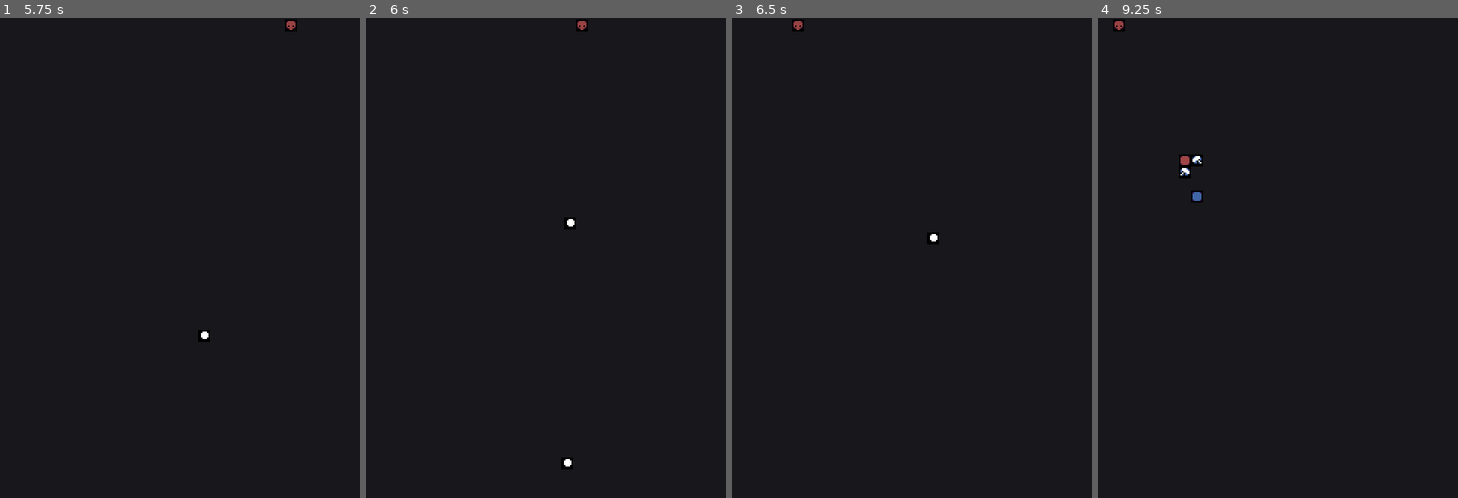
Above: before the commit, frames 1-4 (left to right).
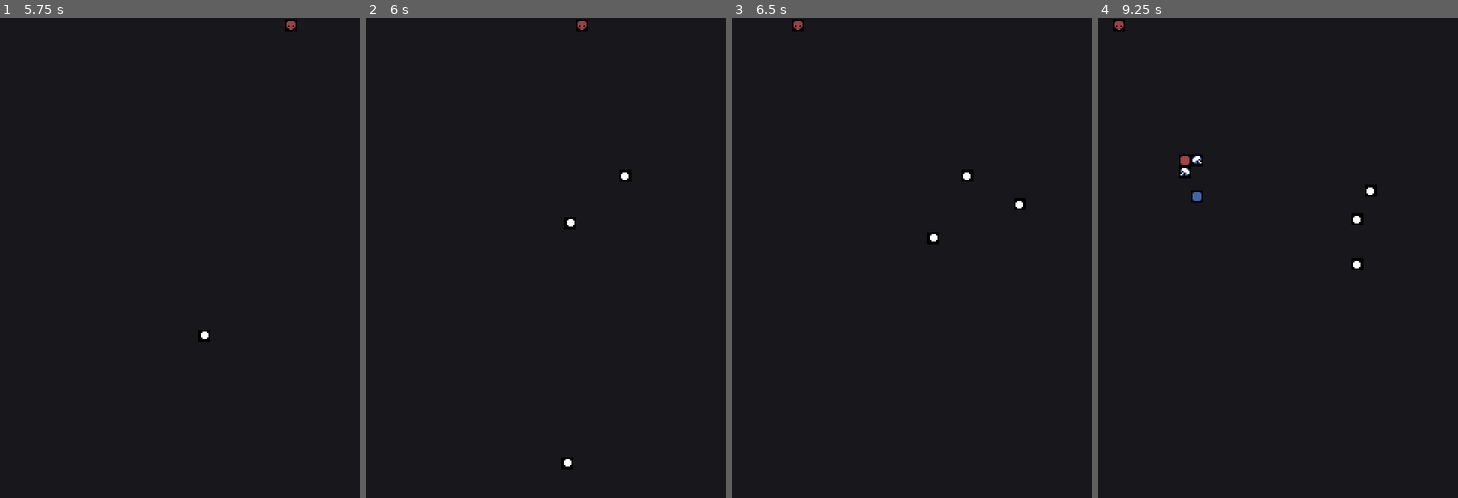
Above: after the commit, the same moments.

Repository: Geminimax/GeneticEnemies
Game: Godot game, scene res://Scenes/Main.tscn
The game is run twice, just before and just after one commit, with the same random seed, the same clock (stepped at 60 frames per second) and the same inputs.
Inputs:
- Up to frame 1 (5.75 s): hold Right (ui_right) 0.53-1.28 s; hold Z (shoot) 0.53-1.28 s; hold Down (ui_down) 1.28-2.03 s; tap Z (shoot) at 1.35, 2.85, 4.35 s; hold Right (ui_right) 2.03-2.78 s; hold Z (shoot) 2.03-2.78 s; hold Up (ui_up) 2.78-3.53 s; hold Z (shoot) 3.53-4.28 s; hold Left (ui_left) 3.53-5.03 s; hold Down (ui_down) from 5.03 s (still down); hold Z (shoot) from 5.03 s (still down)
- Up to frame 2 (6 s): release Down (ui_down) at 5.78 s; release Z (shoot) at 5.78 s; hold Right (ui_right) from 5.78 s (still down); tap Z (shoot) at 5.85 s
- Up to frame 3 (6.5 s): keep holding Right (ui_right)
- Up to frame 4 (9.25 s): release Right (ui_right) at 6.53 s; hold Up (ui_up) 6.53-7.28 s; hold Z (shoot) 6.53-7.28 s; hold Right (ui_right) 7.28-8.03 s; tap Z (shoot) at 7.35, 8.85 s; hold Down (ui_down) 8.03-8.78 s; hold Z (shoot) 8.03-8.78 s; hold Left (ui_left) from 8.78 s (still down)

Frame 1 is identical in both runs. In frame 2, less than 0.1% of the frame differs, in the area x 70-74%, y 31-35%; in frame 3, 0.2%; in frame 4, 0.2%, in the area x 70-78%, y 34-53%.

Commit message:
Enemy info tracking

Diff:
--- a/EnemyBuilder.gd
+++ b/EnemyBuilder.gd
@@ -1,7 +1,9 @@
 extends Node
 var enemy_frame_scene = preload("res://Nodes/Enemy/EnemyFrame.tscn")
 var component_limit = 4
+var current_id = 0
 export (Array,PackedScene) var components
+
 func _ready():
 	pass
 
--- a/Nodes/CharacterBody.gd
+++ b/Nodes/CharacterBody.gd
@@ -1,5 +1,4 @@
 extends KinematicBody2D
-
 export (Vector2) var acceleration = Vector2()
 export (int) var angular_acceleration
 export (PackedScene) var projectile
@@ -12,6 +11,7 @@
 export (float) var max_angular_velocity = 5
 # Called when the node enters the scene tree for the first time.
 func _ready():
+	PlayerTracker.player = self
 	pass # Replace with function body.
 
 func _physics_process(delta):
--- a/Nodes/Enemy/ComponentBehaviour.gd
+++ b/Nodes/Enemy/ComponentBehaviour.gd
@@ -4,7 +4,7 @@
 # var a = 2
 # var b = "text"
 
-
+var frame
 func act(delta = 0):
 	pass
 # Called every frame. 'delta' is the elapsed time since the previous frame.
--- a/Nodes/Enemy/CoreBehaviour.tscn
+++ b/Nodes/Enemy/CoreBehaviour.tscn
@@ -3,5 +3,5 @@
 [ext_resource path="res://Nodes/Enemy/ComponentBehaviour.tscn" type="PackedScene" id=1]
 [ext_resource path="res://Nodes/Enemy/CoreBehaviour.gd" type="Script" id=2]
 
-[node name="CoreBehaviour" instance=ExtResource( 1 )]
+[node name="CoreBehaviour" index="0" instance=ExtResource( 1 )]
 script = ExtResource( 2 )
--- a/Nodes/Enemy/EnemyComponent.gd
+++ b/Nodes/Enemy/EnemyComponent.gd
@@ -5,16 +5,20 @@
 # var a = 2
 # var b = "text"
 export (int) var hp = 1
-
+var frame
+var id
 # Called when the node enters the scene tree for the first time.
 func _ready():
-	pass # Replace with function body.
+	for child in $Behaviour.get_children():
+		child.frame = frame
 
 # Called every frame. 'delta' is the elapsed time since the previous frame.
 func act(delta = 0):
 	for child in $Behaviour.get_children():
 		child.act(delta)
 
+func deactivate():
+	queue_free()
 
 
 func _on_Area2D_area_entered(area):
--- a/Nodes/Enemy/EnemyCore.tscn
+++ b/Nodes/Enemy/EnemyCore.tscn
@@ -3,7 +3,7 @@
 [ext_resource path="res://Nodes/Enemy/Components/EnemyComponent.tscn" type="PackedScene" id=1]
 [ext_resource path="res://Sprites/EnemyCore.png" type="Texture" id=2]
 
-[node name="EnemyCore" instance=ExtResource( 1 )]
+[node name="EnemyCore" index="0" instance=ExtResource( 1 )]
 
-[node name="Sprite" parent="." index="1"]
+[node name="Sprite" parent="." index="0"]
 texture = ExtResource( 2 )
--- a/Nodes/Enemy/EnemyFrame.gd
+++ b/Nodes/Enemy/EnemyFrame.gd
@@ -1,10 +1,8 @@
 extends Node2D
 
-# Declare member variables here. Examples:
-# var a = 2
-# var b = "text"
+signal death
+
 var grid_size = 8
-export (int) var frame_size = 4
 var core = preload("res://Nodes/Enemy/EnemyCore.tscn")
 var components = []
 var component_list = []
@@ -13,7 +11,11 @@
 var component_count = 0
 var core_instance
 var velocity = Vector2(0,40)
-# Called when the node enters the scene tree for the first time.
+var time_alive = 0
+var alive = true
+
+export (int) var frame_size = 4
+
 func init_matrix(width,height):
 	var matrix = []
 	for i in range(height):
@@ -30,14 +32,16 @@
 
 func add_core(x,y):
 	core_instance = core.instance()
+	core_position = Vector2(x,y)
 	add_component(x,y, core_instance)
 
 func add_component(x,y, instance):
 	$Components.add_child(instance)
 	instance.global_position = Vector2(x,y) * grid_size
-	components[int(x)][int(y)] = instance
+	components[int(x)][int(y)] = instance.name
 	component_list.append(instance)
 	component_count += 1
+	instance.frame = self
 	instance.connect("death",self,"on_component_death")
 	print(component_count)
 
@@ -55,16 +59,44 @@
 		if current_component < component_list.size():
 			component_list[current_component].act()
 			current_component = (current_component + 1) % component_list.size()
-# Called every frame. 'delta' is the elapsed time since the previous frame.
-#func _process(delta):
-#	pass
-func _process(delta):
+
+func _physics_process(delta):
+	if alive:
+		time_alive += delta
 	global_position += velocity * delta
 
 func on_component_death(component):
 	print("Component died!")
 	if(component == core_instance):
 		print("Core dead!")
-		queue_free()
+		encode_to_genome()
+		deactivate()
 	component_list.remove(component_list.find(component))
-	component.queue_free()
+	component.deactivate()
+
+func deactivate():
+	set_process(false)
+	set_physics_process(false)
+	visible = false
+	emit_signal("death")
+
+func on_projectile_destroy(minimum_distance):
+	#TODO
+	print("Projectile destroyed, minimum distance was " + str(minimum_distance))
+
+func score_calculation():
+	#TODO
+	pass
+
+func encode_to_genome():
+	var genome = {}
+	genome["core"] = core_position
+	genome["body"] = []
+	for i in range(frame_size):
+		for j in range(frame_size):
+			if components[i][j] == null:
+				genome["body"].append(str(Vector2(i,j)) + "-null")
+			else:
+				genome["body"].append(str(Vector2(i,j)) + "-" + components[i][j])
+	print(genome)
+	pass
--- a/Nodes/Enemy/GunBehaviour.gd
+++ b/Nodes/Enemy/GunBehaviour.gd
@@ -41,6 +41,7 @@
 	proj.direction = direction
 	proj.move_speed = move_speed
 	add_child(proj)
+	proj.connect("destroy", frame, "on_projectile_destroy")
 	proj.global_position = pos.global_position
 # Called every frame. 'delta' is the elapsed time since the previous frame.
 #func _process(delta):
--- /dev/null
+++ b/Nodes/Globals/PlayerTracker.gd
@@ -0,0 +1,3 @@
+extends Node
+
+var player
--- /dev/null
+++ b/Nodes/Globals/PlayerTracker.tscn
@@ -0,0 +1,6 @@
+[gd_scene load_steps=2 format=2]
+
+[ext_resource path="res://Nodes/Globals/PlayerTracker.gd" type="Script" id=1]
+
+[node name="PlayerTracker" type="Node"]
+script = ExtResource( 1 )
--- a/Nodes/Player/Player.tscn
+++ b/Nodes/Player/Player.tscn
@@ -4,7 +4,7 @@
 [ext_resource path="res://Nodes/Projectile/PlayerProjectile.tscn" type="PackedScene" id=2]
 [ext_resource path="res://Sprites/ArrowUp.png" type="Texture" id=3]
 
-[node name="Player" instance=ExtResource( 1 )]
+[node name="Player" index="0" instance=ExtResource( 1 )]
 projectile = ExtResource( 2 )
 
 [node name="Sprite" type="Sprite" parent="." index="0"]
--- a/Nodes/Player/PlayerController.tscn
+++ b/Nodes/Player/PlayerController.tscn
@@ -1,13 +1,17 @@
-[gd_scene load_steps=4 format=2]
+[gd_scene load_steps=5 format=2]
 
 [ext_resource path="res://Nodes/Player/PlayerController.gd" type="Script" id=1]
 [ext_resource path="res://Nodes/Player/Player.tscn" type="PackedScene" id=2]
 [ext_resource path="res://Sprites/Player.png" type="Texture" id=3]
 
+[sub_resource type="RectangleShape2D" id=1]
+extents = Vector2( 3.4998, 4.97941 )
+
 [node name="PlayerController" type="Node2D"]
 script = ExtResource( 1 )
 
 [node name="Player" parent="." instance=ExtResource( 2 )]
+collision_mask = 12
 
 [node name="Sprite" parent="Player" index="0"]
 rotation = 0.0
@@ -16,6 +20,9 @@
 [node name="SpawnPoint" parent="Player" index="1"]
 position = Vector2( 0, -10 )
 
+[node name="CollisionShape2D" type="CollisionShape2D" parent="Player"]
+shape = SubResource( 1 )
+
 [node name="CooldownTimer" type="Timer" parent="."]
 wait_time = 0.3
 one_shot = true
--- /dev/null
+++ b/Nodes/Projectile/EnemySimpleProjectile.gd
@@ -0,0 +1,23 @@
+extends "res://Nodes/Projectile/SimpleProjectile.gd"
+
+# Declare member variables here. Examples:
+# var a = 2
+# var b = "text"
+signal destroy(minimum_distance)
+var minimum_distance_to_player = -1
+var player
+# Called when the node enters the scene tree for the first time.
+func _ready():
+	player = PlayerTracker.player
+	pass # Replace with function body.
+
+func _process(delta):
+	var distance_to_player = global_position.distance_to(player.global_position)
+	if (distance_to_player < minimum_distance_to_player) or minimum_distance_to_player == -1:
+		minimum_distance_to_player = distance_to_player
+# Called every frame. 'delta' is the elapsed time since the previous frame.
+#func _process(delta):
+#	pass
+func destroy():
+	emit_signal("destroy",minimum_distance_to_player)
+	.destroy()
--- a/Nodes/Projectile/EnemySimpleProjectile.tscn
+++ b/Nodes/Projectile/EnemySimpleProjectile.tscn
@@ -1,15 +1,24 @@
-[gd_scene load_steps=3 format=2]
+[gd_scene load_steps=5 format=2]
 
 [ext_resource path="res://Nodes/Projectile/SimpleProjectile.tscn" type="PackedScene" id=1]
-[ext_resource path="res://Sprites/bullet.png" type="Texture" id=2]
+[ext_resource path="res://Nodes/Projectile/EnemySimpleProjectile.gd" type="Script" id=2]
+[ext_resource path="res://Sprites/bullet.png" type="Texture" id=3]
+
+[sub_resource type="RectangleShape2D" id=1]
+extents = Vector2( 2.57527, 2.36013 )
 
 [node name="EnemySimpleProjectile" instance=ExtResource( 1 )]
-move_speed = 100.0
-direction = Vector2( 0, 1 )
+script = ExtResource( 2 )
 
 [node name="Sprite" parent="." index="0"]
 rotation = 3.14159
-texture = ExtResource( 2 )
+texture = ExtResource( 3 )
 
 [node name="Lifetime" parent="." index="1"]
 wait_time = 2.0
+
+[node name="Hitbox" parent="." index="2"]
+collision_layer = 8
+
+[node name="CollisionShape2D" type="CollisionShape2D" parent="Hitbox" index="0"]
+shape = SubResource( 1 )
--- a/Nodes/Projectile/Projectile.gd
+++ b/Nodes/Projectile/Projectile.gd
@@ -1,18 +1,14 @@
 extends Node2D
 
-# Declare member variables here. Examples:
-# var a = 2
-# var b = "text"
+signal projectile_spawn
 var velocity
 export (int) var damage = 1
-# Called when the node enters the scene tree for the first time.
+
 func _ready():
 	set_as_toplevel(true)
-	pass # Replace with function body.
+	emit_signal("projectile_spawn")
+	pass
 
-# Called every frame. 'delta' is the elapsed time since the previous frame.
-#func _process(delta):
-#	pass
 func move(delta):
 	global_position += velocity * delta
 
@@ -23,10 +19,16 @@
 	on_timeout()
 
 func on_timeout():
-	queue_free()
+	destroy()
 
 func on_collision():
-	queue_free()
+	destroy()
 
 func _on_Hitbox_area_entered(area):
 	on_collision()
+
+func destroy():
+	queue_free()
+
+func _on_Hitbox_body_entered(body):
+	on_collision()
--- a/Nodes/Projectile/Projectile.tscn
+++ b/Nodes/Projectile/Projectile.tscn
@@ -14,3 +14,4 @@
 [node name="Hitbox" type="Area2D" parent="."]
 [connection signal="timeout" from="Lifetime" to="." method="_on_Lifetime_timeout"]
 [connection signal="area_entered" from="Hitbox" to="." method="_on_Hitbox_area_entered"]
+[connection signal="body_entered" from="Hitbox" to="." method="_on_Hitbox_body_entered"]
--- a/Nodes/EnemySpawner.gd
+++ b/Nodes/WaveManager.gd
@@ -3,10 +3,14 @@
 # Declare member variables here. Examples:
 # var a = 2
 # var b = "text"
+const ENEMIES_PER_GENERATION = 15
 
 # Called when the node enters the scene tree for the first tim
 export (Vector2) var velocity = Vector2()
 export (Array,PackedScene) var available_enemies = []
+var current_generation = 0
+var generation_enemies = []
+var generation_enemy_death_count = 0
 func _ready():
 	pass # Replace with function body.
 
@@ -27,8 +31,24 @@
 	#
 	get_tree().get_root().get_node("Main").add_child(enemy)
 	enemy.global_position = enemy_pos
+	enemy.connect("death",self,"on_enemy_death")
+	generation_enemies.append(enemy)
 	return
 
 func _on_SpawnCooldown_timeout():
 	spawn_random_enemy()
 	pass # Replace with function body.
+
+func on_enemy_death():
+	generation_enemy_death_count += 1
+	if(generation_enemy_death_count == ENEMIES_PER_GENERATION):
+		generation_end()
+
+func generation_end():
+	#TODO
+	generation_enemy_death_count = 0
+	apply_evolution()
+
+func apply_evolution():
+	#TODO
+	pass
--- a/Nodes/EnemySpawner.tscn
+++ b/Nodes/WaveManager.tscn
@@ -1,11 +1,11 @@
 [gd_scene load_steps=5 format=2]
 
-[ext_resource path="res://Nodes/EnemySpawner.gd" type="Script" id=1]
+[ext_resource path="res://Nodes/WaveManager.gd" type="Script" id=1]
 [ext_resource path="res://Nodes/Enemy/Test/TestEnemy.tscn" type="PackedScene" id=2]
 [ext_resource path="res://Sprites/Spawner.png" type="Texture" id=3]
 [ext_resource path="res://EnemyBuilder.tscn" type="PackedScene" id=4]
 
-[node name="EnemySpawner" type="Node2D"]
+[node name="WaveManager" type="Node2D"]
 script = ExtResource( 1 )
 velocity = Vector2( 200, 0 )
 available_enemies = [ ExtResource( 2 ) ]
--- a/Scenes/Main.tscn
+++ b/Scenes/Main.tscn
@@ -1,7 +1,7 @@
 [gd_scene load_steps=3 format=2]
 
 [ext_resource path="res://Nodes/Player/PlayerController.tscn" type="PackedScene" id=1]
-[ext_resource path="res://Nodes/EnemySpawner.tscn" type="PackedScene" id=2]
+[ext_resource path="res://Nodes/WaveManager.tscn" type="PackedScene" id=2]
 
 [node name="Main" type="Node2D"]
 position = Vector2( 0.922089, 8.91338 )
--- a/project.godot
+++ b/project.godot
@@ -18,6 +18,10 @@
 config/name="GeneticEnemies"
 run/main_scene="res://Scenes/Main.tscn"
 config/icon="res://icon.png"
+
+[autoload]
+
+PlayerTracker="*res://Nodes/Globals/PlayerTracker.tscn"
 
 [display]
 
